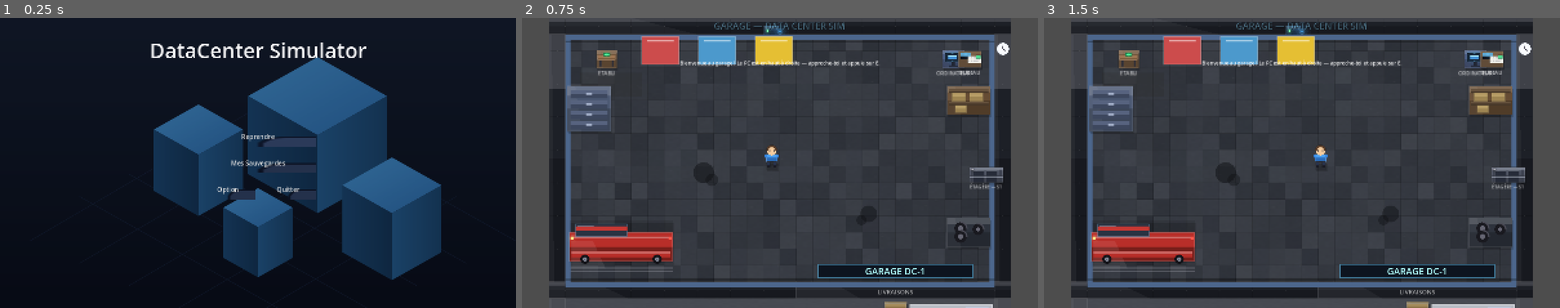
Above: before the commit, frames 1-3 (left to right).
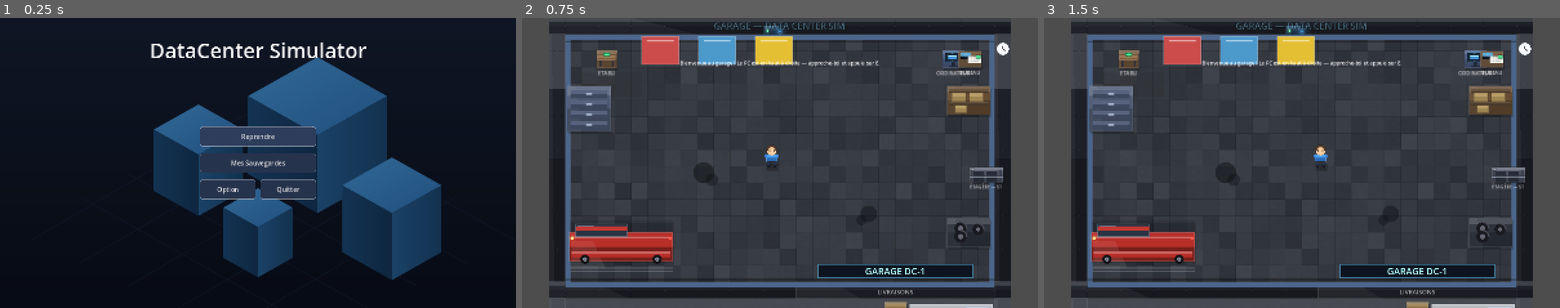
Above: after the commit, the same moments.

Repository: BlackAngelTVdev/DataCenter-Simulator
Game: Godot game, scene res://scenes/ui/menu.tscn
Two runs of this game, one before a commit and one after it. Both use one fixed random seed, a clock stepped at 60 frames per second and the inputs below.
Inputs (mouse positions are in pixels of both pictures, inside the frame that each line leads up to):
- Up to frame 1 (0.25 s): no input
- Up to frame 2 (0.75 s): click "Reprendre" at 0.5 s
- Up to frame 3 (1.5 s): tap Enter at 1.25 s; move the mouse to (1415, 148) at 1.27 s; hold D (move_right) from 1.28 s (still down); hold E (interact) from 1.28 s (still down); click (1415, 148) at 1.42 s

The runs differ from the first frame. In frame 1, 1.9% of the frame differs, in the area x 38-62%, y 37-63%; in frame 2, nothing differs; in frame 3, nothing differs.

Commit message:
fix(ui): boutons StyleBoxFlat et wallpapers colorés
Retour au système de boutons sans texture (StyleBoxFlat) : fini le rendu
cassé des textures cuites. Les wallpapers du faux OS sont désormais
générés pixel par pixel (bleu indigo garage / vert émeraude Data Hall),
la cause racine du rendu blanc (GradientTexture2D non rendu en bake)
est éliminée.

Diff:
--- a/scripts/ui/ui_theme.gd
+++ b/scripts/ui/ui_theme.gd
@@ -1,21 +1,22 @@
 class_name UITheme
 ## ============================================================
-##  UITheme — toute l'interface est faite d'IMAGES cuites
+##  UITheme — interface 100% StyleBoxFlat (AUCUNE texture)
 ## ============================================================
-##  Fabrique des StyleBoxTexture (9-slice) depuis les PNG générés
-##  par tools/bake_assets (assets/images/baked/panel_*.png et
-##  button_*.png). Plus aucun panneau ni bouton dessiné en code :
-##  les coins arrondis, bordures et dégradés sont dans l'image.
-##  modulate_color permet de teinter un même sprite pour les
-##  boutons colorés (achat, OS, actions…).
+##  L'ancien système du début : boutons et panneaux dessinés en
+##  code avec des couleurs pleines, coins arrondis et bordures
+##  fines. Simple, lisible et incassable (pas de dépendance aux
+##  PNG cuits ni au modulate_color des StyleBoxTexture).
 
-static func _sb(name: String, tex_margin: float, content_v: float, content_h: float) -> StyleBoxTexture:
-	var sb := StyleBoxTexture.new()
-	sb.texture = BakedAssets.tex(name)
-	sb.texture_margin_left = tex_margin
-	sb.texture_margin_right = tex_margin
-	sb.texture_margin_top = tex_margin
-	sb.texture_margin_bottom = tex_margin
+static func _flat(bg: Color, radius: float, border: Color, bw: int,
+		content_v: float, content_h: float) -> StyleBoxFlat:
+	var sb := StyleBoxFlat.new()
+	sb.bg_color = bg
+	sb.set_corner_radius_all(radius)
+	# Pas de liseré sur un fond transparent (boutons plats de la barre OS),
+	# SAUF si la bordure elle-même est bien visible (anneau de focus bleu).
+	if bw > 0 and (bg.a > 0.05 or border.a > 0.5):
+		sb.set_border_width_all(bw)
+		sb.border_color = border
 	sb.content_margin_left = content_h
 	sb.content_margin_right = content_h
 	sb.content_margin_top = content_v
@@ -24,59 +25,53 @@
 
 
 ## Panneau principal (fond sombre) — menu, pause, panneaux de jeu.
-static func panel(content := 24.0) -> StyleBoxTexture:
-	return _sb("panel_dark", 16.0, content, content)
+static func panel(content := 24.0) -> StyleBoxFlat:
+	return _flat(Color(0.09, 0.11, 0.16, 0.96), 12.0,
+		Color(1, 1, 1, 0.10), 1, content, content)
 
 
 ## Carte / sous-panneau (fond bleuté légèrement plus clair).
-static func card(content := 12.0) -> StyleBoxTexture:
-	return _sb("panel_light", 14.0, content, content)
+static func card(content := 12.0) -> StyleBoxFlat:
+	return _flat(Color(0.16, 0.20, 0.30, 0.96), 10.0,
+		Color(1, 1, 1, 0.08), 1, content, content)
 
 
-## Barre fine (barre de titre de fenêtre, top bar…) — marges réduites.
-static func bar(content := 6.0) -> StyleBoxTexture:
-	return _sb("panel_dark", 14.0, content, content)
+## Barre fine (barre de titre de fenêtre, top bar…) — coins droits.
+static func bar(content := 6.0) -> StyleBoxFlat:
+	return _flat(Color(0.07, 0.09, 0.13, 0.97), 0.0,
+		Color(1, 1, 1, 0.06), 1, content, content)
 
 
-## Boutons (normal / hover / pressed / focus), teintés via modulate_color.
-static func button_normal(color := Color(0.15, 0.20, 0.30)) -> StyleBoxTexture:
-	var sb := _sb("button_normal", 12.0, 8.0, 10.0)
-	sb.modulate_color = color
-	return sb
+## Boutons — couleurs pleines, coins arrondis, liseré discret.
+static func button_normal(color := Color(0.15, 0.20, 0.30)) -> StyleBoxFlat:
+	return _flat(color, 8.0, Color(1, 1, 1, 0.10), 1, 8.0, 10.0)
 
 
-static func button_hover(color := Color(0.24, 0.33, 0.50)) -> StyleBoxTexture:
-	var sb := _sb("button_hover", 12.0, 8.0, 10.0)
-	sb.modulate_color = color
-	return sb
+static func button_hover(color := Color(0.24, 0.33, 0.50)) -> StyleBoxFlat:
+	return _flat(color.lightened(0.12), 8.0, Color(1, 1, 1, 0.16), 1, 8.0, 10.0)
 
 
-static func button_pressed(color := Color(0.10, 0.14, 0.22)) -> StyleBoxTexture:
-	var sb := _sb("button_pressed", 12.0, 8.0, 10.0)
-	sb.modulate_color = color
-	return sb
+static func button_pressed(color := Color(0.10, 0.14, 0.22)) -> StyleBoxFlat:
+	return _flat(color.darkened(0.15), 8.0, Color(1, 1, 1, 0.06), 1, 8.0, 10.0)
 
 
-static func button_focus() -> StyleBoxTexture:
-	var sb := _sb("button_hover", 12.0, 8.0, 10.0)
-	sb.modulate_color = Color(0.45, 0.75, 1.0, 0.9)
-	return sb
+static func button_focus() -> StyleBoxFlat:
+	return _flat(Color(0, 0, 0, 0.0), 8.0, Color(0.5, 0.8, 1.0, 0.9), 2, 8.0, 10.0)
 
 
 ## Champ de saisie (LineEdit).
-static func field() -> StyleBoxTexture:
-	return _sb("field", 10.0, 6.0, 8.0)
+static func field() -> StyleBoxFlat:
+	return _flat(Color(0.05, 0.07, 0.11, 0.92), 6.0,
+		Color(1, 1, 1, 0.12), 1, 6.0, 8.0)
 
 
 ## Fenêtre / fond du faux OS (très sombre).
-static func window(content := 0.0) -> StyleBoxTexture:
-	return _sb("panel_dark", 14.0, content, content)
+static func window(content := 0.0) -> StyleBoxFlat:
+	return _flat(Color(0.08, 0.10, 0.15, 0.98), 10.0,
+		Color(1, 1, 1, 0.12), 1, content, content)
 
 
-## Panneau/bouton TEINTÉ (modulate_color). Utilise la texture NEUTRE CLAIRE
-## (tint.png) : modulate_color multiplie — si la texture était déjà sombre,
-## on obtenait une double-teinte boueuse. Ici la couleur finale est exacte.
-static func tinted(color: Color, margin := 14.0, content := 8.0) -> StyleBoxTexture:
-	var sb := _sb("tint", margin, content, content)
-	sb.modulate_color = color
-	return sb
+## Panneau/bouton TEINTÉ : couleur pleine directe (aucune texture,
+## donc pas de double-teinte possible).
+static func tinted(color: Color, margin := 14.0, content := 8.0) -> StyleBoxFlat:
+	return _flat(color, 10.0, Color(1, 1, 1, 0.10), 1, content, content)
